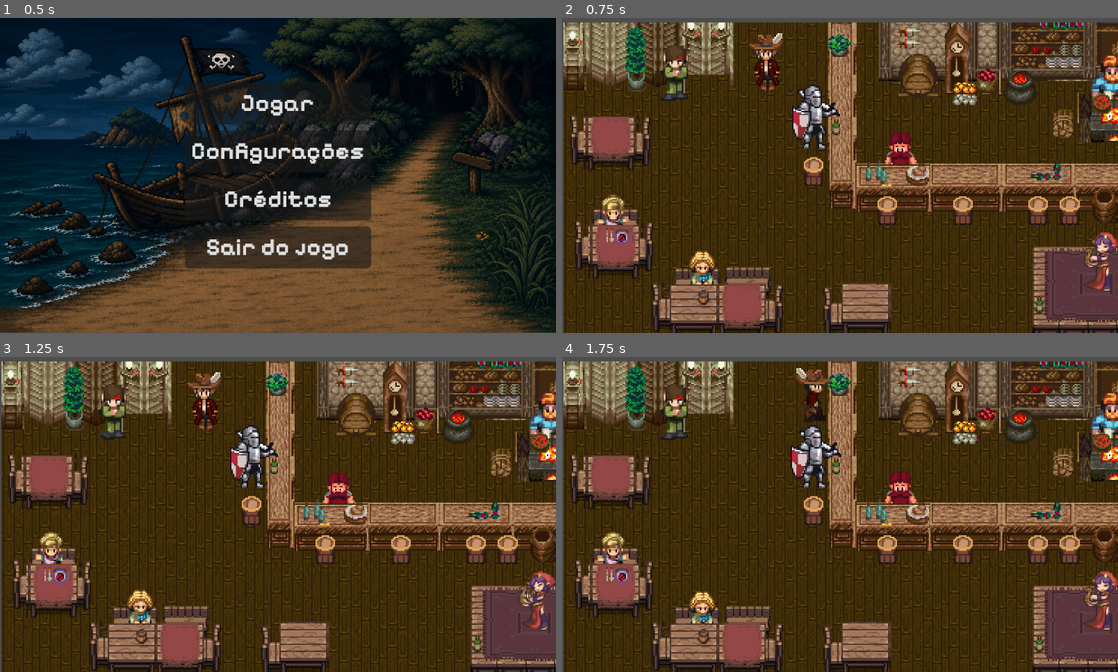
Above: before the commit, frames 1-4 (two rows, left to right).
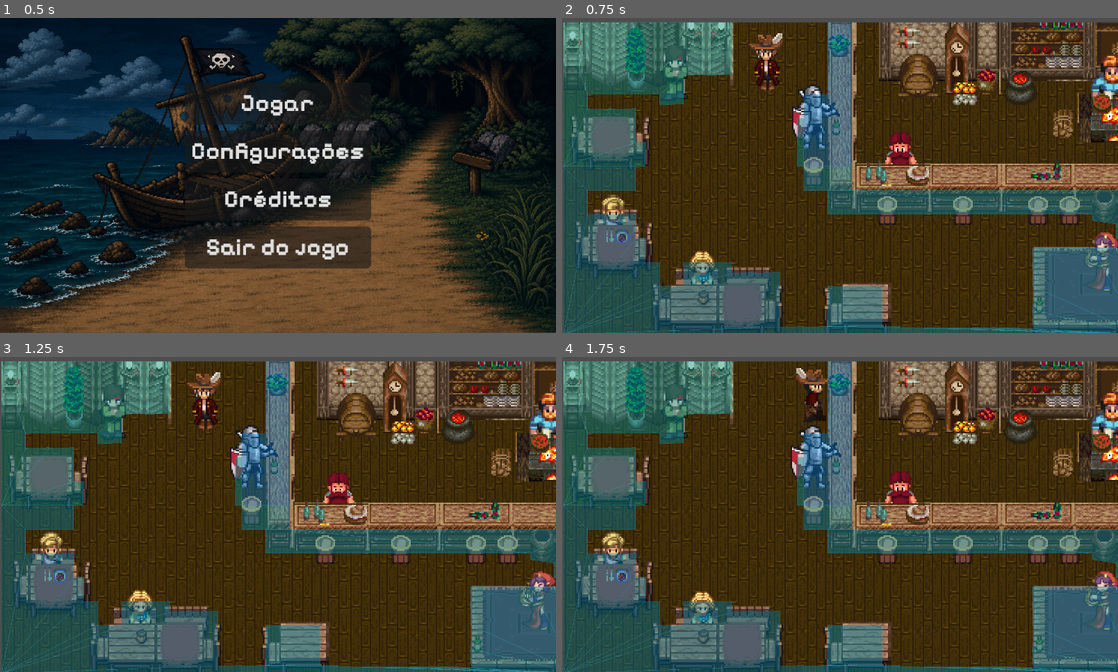
Above: after the commit, the same moments.

Repository: luuhkkj/Eyesland
Game: Godot game, scene res://Geral/ScriptGeral/menu.tscn
The game is run twice, just before and just after one commit, with the same random seed, the same clock (stepped at 60 frames per second) and the same inputs. The engine's default icon, where the game draws it, is replaced by a stand-in: a white triangle on a blue panel in a dark square.
Inputs:
- Up to frame 1 (0.5 s): no input
- Up to frame 2 (0.75 s): click "Jogar" at 0.5 s
- Up to frame 3 (1.25 s): no input
- Up to frame 4 (1.75 s): tap Enter (ui_accept) at 1.25, 1.52 s; hold D (right) from 1.28 s (still down); hold F (interagir) from 1.28 s (still down)

Frame 1 is identical in both runs. In frame 2, 35% of the frame differs, in the area x 0-100%, y 1-100%; in frame 3, 35%; in frame 4, 35%.

Commit message:
Criação e alteração de diálogos

Diff:
--- a/Historia/Prologo/Taverna.tscn
+++ b/Historia/Prologo/Taverna.tscn
@@ -1281,7 +1281,7 @@
 [sub_resource type="CircleShape2D" id="CircleShape2D_j53vh"]
 
 [sub_resource type="RectangleShape2D" id="RectangleShape2D_p508u"]
-size = Vector2(71, 63)
+size = Vector2(69.5, 63)
 
 [sub_resource type="Animation" id="Animation_4uwyw"]
 length = 0.001
@@ -1324,7 +1324,7 @@
 [sub_resource type="CircleShape2D" id="CircleShape2D_g4kdw"]
 
 [sub_resource type="RectangleShape2D" id="RectangleShape2D_8u172"]
-size = Vector2(75, 70)
+size = Vector2(82, 70)
 
 [sub_resource type="Animation" id="Animation_serjh"]
 resource_name = "Barda"
@@ -1367,6 +1367,7 @@
 
 [node name="TileMap" type="TileMap" parent="." unique_id=691953169]
 tile_set = SubResource("TileSet_j53vh")
+collision_visibility_mode = 1
 format = 2
 layer_0/tile_data = PackedInt32Array(0, 655361, 6, 65536, 655361, 7, 131072, 655361, 8, 196608, 655361, 9, 262144, 6553 …(5924 unchanged characters)…
 
@@ -1383,7 +1384,7 @@
 [node name="Interactable" type="Area2D" parent="NPCs/Balconista" unique_id=684373730]
 
 [node name="CollisionShape2D" type="CollisionShape2D" parent="NPCs/Balconista/Interactable" unique_id=1768429527]
-position = Vector2(-16, 23)
+position = Vector2(-15.25, 23)
 shape = SubResource("RectangleShape2D_p508u")
 
 [node name="CutsceneDirector" type="AnimationPlayer" parent="." unique_id=2073287126]
@@ -1451,7 +1452,7 @@
 
 [node name="CollisionShape2D" type="CollisionShape2D" parent="Barda/Interactable" unique_id=1471284137]
 physics_interpolation_mode = 1
-position = Vector2(-3.5, 1)
+position = Vector2(-7, 1)
 shape = SubResource("RectangleShape2D_8u172")
 
 [node name="BardaSprite" type="Sprite2D" parent="Barda" unique_id=952653753]
@@ -1468,6 +1469,7 @@
 position = Vector2(-24, -53)
 
 [node name="MenudePausa" parent="." unique_id=1465818022 instance=ExtResource("6_xuhr5")]
+visible = false
 
 [node name="Musica" type="AudioStreamPlayer" parent="." unique_id=1756881310]
 stream = ExtResource("8_4bknw")
--- a/Historia/Prologo/balconista.gd
+++ b/Historia/Prologo/balconista.gd
@@ -23,25 +23,35 @@
 	# 1. Primeiro criamos a variável com os textos e escolhas
 	var falas_teste = {
 		0: {
-			"title": "Balconista",
-			"dialog": "Ahoy, marujo! O que te traz à minha taverna hoje?",
-			"faceset": "res://icon.svg",
+			"title": "Gragas",
+			"dialog": "Ora, ora... um rosto novo por aqui. Nunca te vi nesta taverna.",
+			"faceset": "res://gragas.svg"
+		},
+		1: {
+			"title": "Flint",
+			"dialog": "Primeira vez no porto. E já preciso de uma bebida.",
+			"faceset": "res://icon.svg"
+		},
+		2: {
+			"title": "Gragas",
+			"dialog": "Boa. Aqui a gente faz duas coisas: serve bebida e escuta problema. Qual vai ser a sua?",
+			"faceset": "res://gragas.svg",
 			"choices": [
-				{"text": "Estou procurando pistas sobre um naufrágio...", "next_id": 1},
-				{"text": "Apenas um caneco de rum, por favor.", "next_id": 2}
+				{"text": "Vou querer uma pinga paizão", "next_id": 3}, # Aponta para a resposta da pinga
+				{"text": "Apenas um caneco de rum, por favor.", "next_id": 4}  # Aponta para a resposta do rum
 			]
 		},
-		1: {
-			"title": "Balconista",
-			"dialog": "Naufrágio, eh? As águas andam traiçoeiras. Aqueles recifes escondem muitos segredos.",
-			"faceset": "res://icon.svg",
-			"end": true # <--- AVISO DE FIM DE ROTA
+		3: {
+			"title": "Gragas",
+			"dialog": "A bebida só é um problema quando a caneca está vazia! HAHA! (Te serve a pinga)",
+			"faceset": "res://gragas.svg",
+			"end": true # Finaliza a conversa se escolher pinga
 		},
-		2: {
-			"title": "Balconista",
-			"dialog": "Saindo um caneco do nosso melhor rum para acalmar a tempestade!",
-			"faceset": "res://icon.svg",
-			"end": true # <--- AVISO DE FIM DE ROTA
+		4: { # <-- Criamos um ID 4 exclusivo para a resposta do Rum
+			"title": "Gragas",
+			"dialog": "Eu quero ver beber mais do que eu! (Te serve um caneco de rum)",
+			"faceset": "res://gragas.svg",
+			"end": true # Finaliza a conversa se escolher rum
 		}
 	}
 
--- /dev/null
+++ b/Historia/Prologo/bardessa.gd
@@ -0,0 +1,52 @@
+#extends Node2D # Pode ser CharacterBody2D dependendo de como você criou a Bardessa
+#
+#var jogador_na_area = false
+#
+## Função acionada quando algo entra no retângulo do Interactable
+#func _on_interactable_body_entered(body):
+	## Verifica se quem entrou foi o jogador (ajuste "Player" se o seu nó tiver outro nome)
+	#if body.name == "Player":
+		#jogador_na_area = true
+#
+## Função acionada quando algo sai do retângulo
+#func _on_interactable_body_exited(body):
+	#if body.name == "Player":
+		#jogador_na_area = false
+#
+## Escuta os comandos do teclado o tempo todo
+#func _unhandled_input(event):
+	## Se o jogador estiver na área E apertar a tecla configurada como "interagir" (F)
+	#if jogador_na_area and event.is_action_pressed("interagir"):
+		#iniciar_conversa()
+#
+#func iniciar_conversa():
+	## 1. Primeiro criamos a variável com os textos e escolhas
+	#var falas_teste = {
+		#0: {
+			#"title": "Bardessa",
+			#"dialog": "Ahoy, marujo! O que te traz à minha taverna hoje?",
+			#"faceset": "res://icon.svg",
+			#"choices": [
+				#{"text": "Estou procurando pistas sobre um naufrágio...", "next_id": 1},
+				#{"text": "Apenas um caneco de rum, por favor.", "next_id": 2}
+			#]
+		#},
+		#1: {
+			#"title": "Bardessa",
+			#"dialog": "Naufrágio, eh? As águas andam traiçoeiras. Aqueles recifes escondem muitos segredos.",
+			#"faceset": "res://icon.svg",
+			#"end": true
+		#},
+		#2: {
+			#"title": "Bardessa",
+			#"dialog": "Saindo um caneco do nosso melhor rum para acalmar a tempestade!",
+			#"faceset": "res://icon.svg",
+			#"end": true
+		#}
+	#}
+	#
+	## 2. Depois enviamos a variável para a interface e mandamos abrir
+	#DialogScreen.data = falas_teste
+	#DialogScreen._id = 0
+	#DialogScreen.show()
+	#DialogScreen._initialize_dialog()
Not shown, added: Historia/Prologo/bardessa.gd.uid
Not shown, added: gragas.svg
Not shown, added: gragas.svg.import
